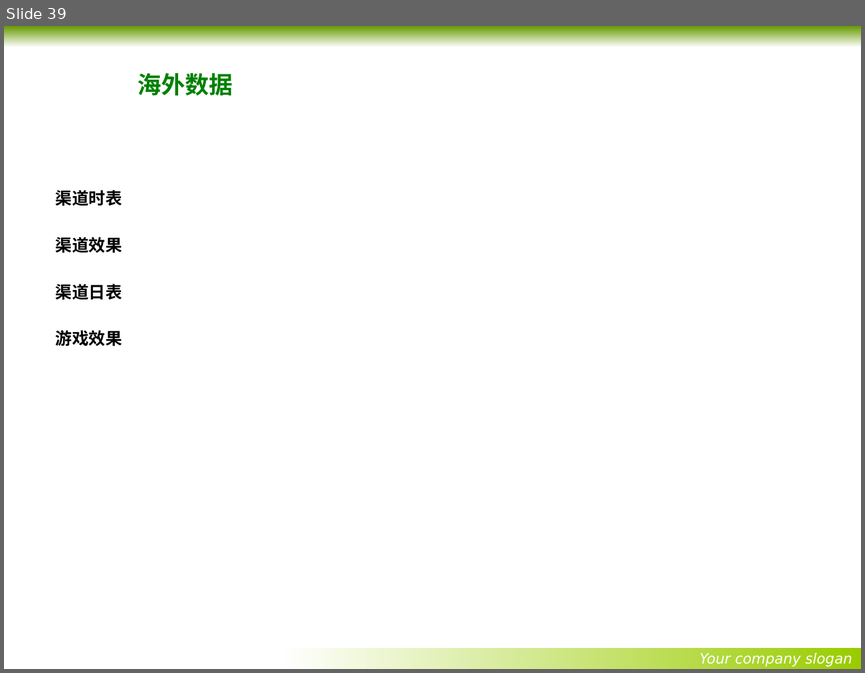
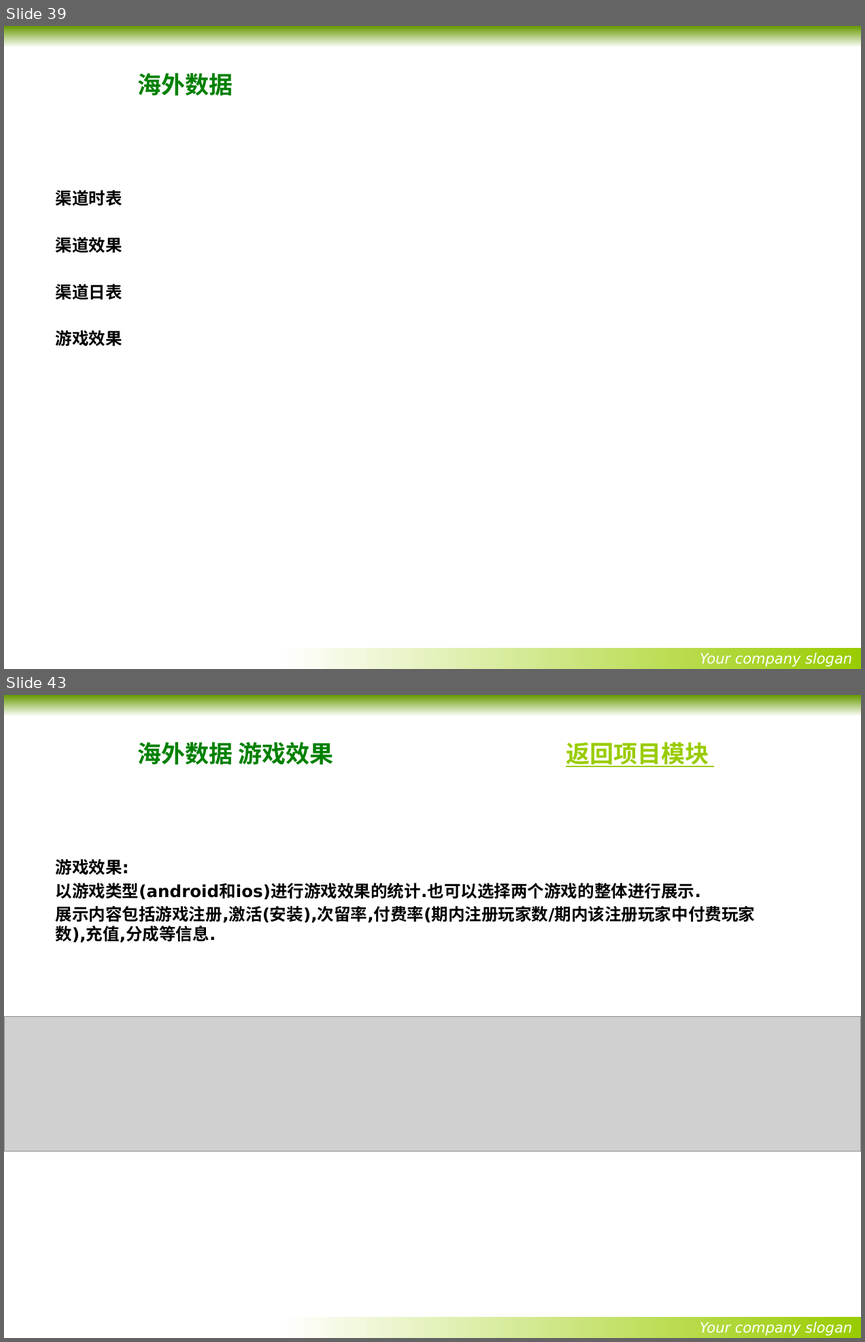
Before and after one commit to wangxiqunlucky/x-mind, a slide deck: youyun/优云项目讲解内容-最终正式版.pptx. Shown one above the other, each under a label of ours: slide 39 before the commit, slides 39 and 43 after it; the slides between them are not shown. The pictures are 865x673 and 865x1342 pixels, drawn with LibreOffice and Linux fonts; fonts in the diff are those of the drawing; grey boxes stand for pictures; background and template pictures are left out. Boxes give left, top, right and bottom in pixels: in the first picture for what was removed or moved away, otherwise in the second. Text is boxed around its words. In the diff, an @@ line names an element or a change of style, - is before the commit and + after.

Commit message:
2017年4月17日01:11:21
完成优云项目思维导图和ppt,还差数据库关系

```diff
--- a/youyun/优云项目讲解内容-最终正式版.pptx
+++ b/youyun/优云项目讲解内容-最终正式版.pptx
@@ slide 43 added at [4, 695, 861, 1338], background picture (left out); not listed: 2 template elements that a slide beside it also shows @@
@@ title added at [137, 742, 708, 767], 20 pt, text #008000, bold @@
+海外数据 游戏效果 返回项目模块
@@ text added at [56, 859, 755, 943], 14 pt, text #000000, bold @@
+游戏效果:
+以游戏类型(android和ios)进行游戏效果的统计.也可以选择两个游戏的整体进行展示.
+展示内容包括游戏注册,激活(安装),次留率,付费率(期内注册玩家数/期内该注册玩家中付费玩家数),充值,分成等信息.
@@ picture added at [4, 1016, 861, 1151] @@
```
Also in this commit, not shown: 1 slide changed, 15 other slides added, 7 slides removed, 1 other file.
